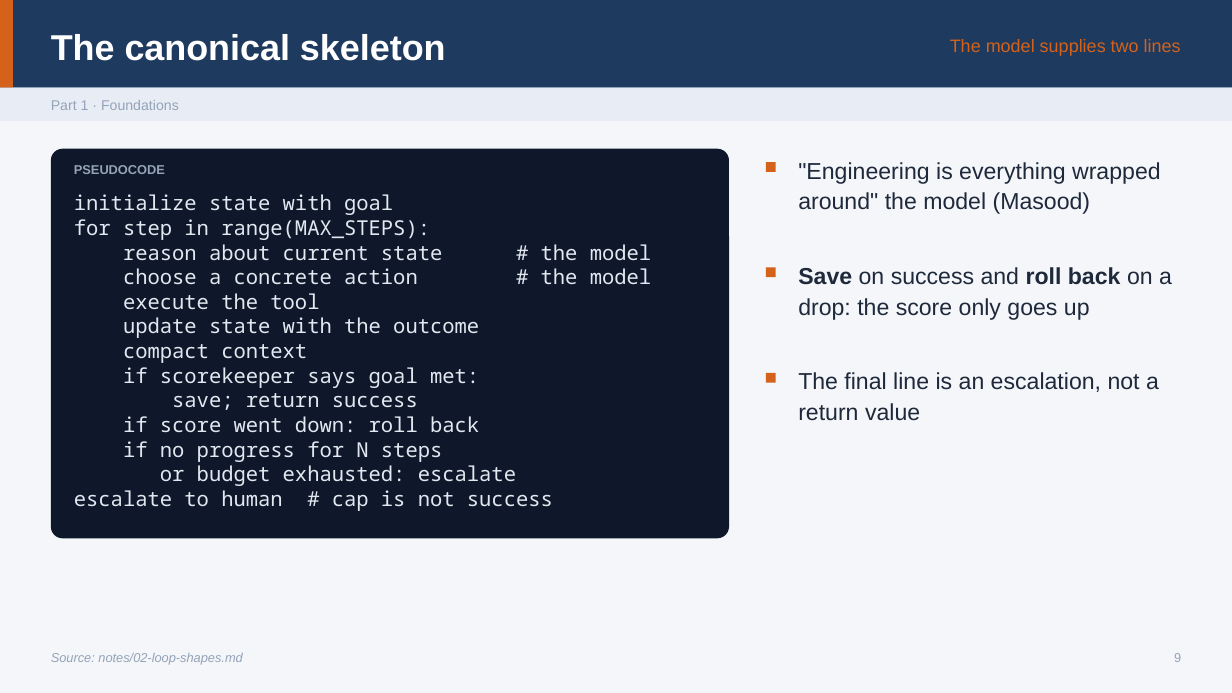
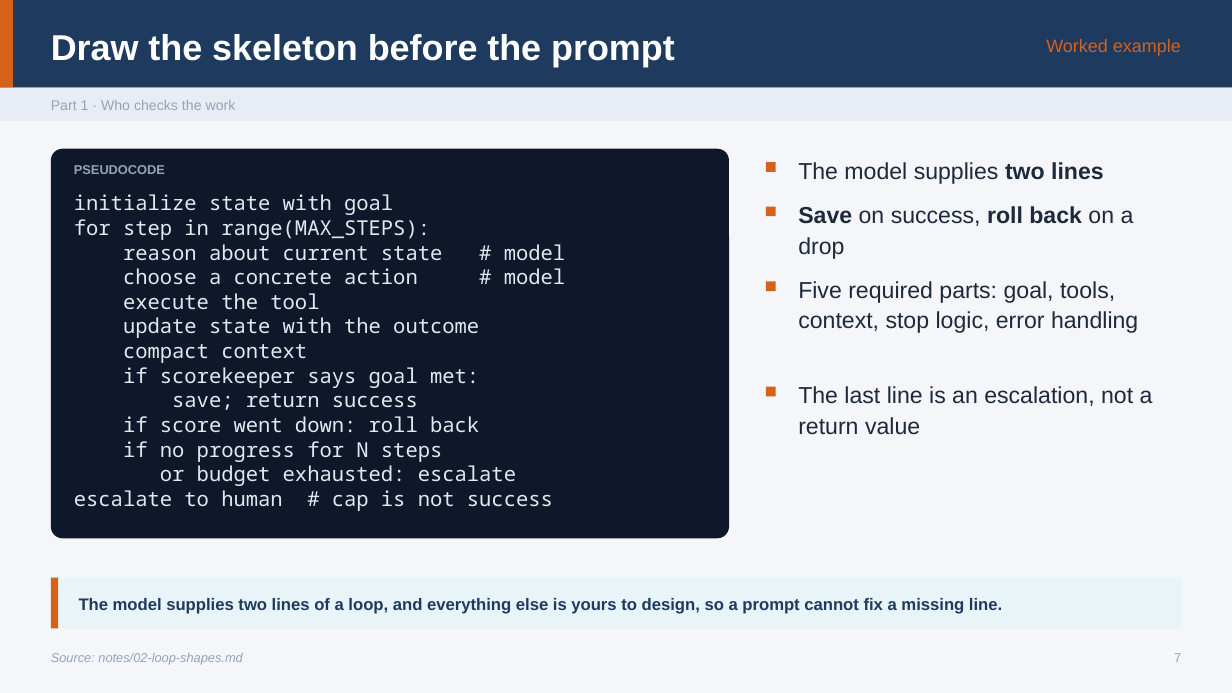
Before and after one commit to ramseywise/learn-ai-engineering, a slide deck: slide 7 of ai-engineering/04-loop-engineering/slides/loop-engineering.pptx (slide 9 before the commit). Drawn at 1232x693 pixels with LibreOffice and Linux fonts; fonts in the diff are those of the drawing. Boxes give left, top, right and bottom in pixels: in the first picture for what was removed or moved away, otherwise in the second. Text is boxed around its words. In the diff, an @@ line names an element or a change of style, - is before the commit and + after.

```diff
--- a/ai-engineering/04-loop-engineering/slides/loop-engineering.pptx
+++ b/ai-engineering/04-loop-engineering/slides/loop-engineering.pptx
@@ text at [51, 34, 675, 67]: text changed @@
-The canonical skeleton
+Draw the skeleton before the prompt
@@ text added at [1046, 39, 1181, 56], 14 pt, text #D4621A @@
+Worked example
@@ text at [51, 100, 236, 110]: text changed @@
-Part 1 · Foundations
+Part 1 · Who checks the work
@@ text "The model supplies two lines": place and size @@
-text "The model supplies two lines" at [950, 39, 1181, 56]
+text "The model supplies two lines" at [798, 162, 1104, 184]
@@ text "The model supplies two lines" at [798, 162, 1104, 184]: size 14 to 18 pt, text colour #D4621A to #1E293B; bold on in "two lines"; alignment right to left; vertical alignment middle to top @@
@@ text removed at [798, 162, 1161, 214] @@
-"Engineering is everything wrapped around" the model (Masood)
@@ rectangle added at [766, 206, 775, 215], fill #D4621A @@
@@ text at [798, 206, 1134, 259]: text changed @@
-Save on success and roll back on a drop: the score only goes up
+Save on success, roll back on a drop
@@ text at [123, 244, 565, 284]: text changed @@
-reason about current state # the model
-choose a concrete action # the model
+reason about current state # model
+choose a concrete action # model
@@ rectangle: place and size @@
-rectangle at [766, 268, 775, 277]
+rectangle at [766, 281, 775, 290]
@@ text added at [798, 281, 1138, 333], 18 pt, text #1E293B @@
+Five required parts: goal, tools, context, stop logic, error handling
@@ rectangle: place and size @@
-rectangle at [766, 373, 775, 383]
+rectangle at [766, 386, 775, 396]
@@ text at [798, 386, 1153, 435]: text changed @@
-The final line is an escalation, not a return value
+The last line is an escalation, not a return value
@@ rectangle added at [51, 578, 1181, 628], fill #E8F4F8 @@
@@ rectangle added at [51, 578, 58, 628], fill #D4621A @@
@@ text added at [79, 598, 1002, 614], 13 pt, text #1E3A5F, bold @@
+The model supplies two lines of a loop, and everything else is yours to design, so a prompt cannot fix a missing line.
@@ text at [1174, 653, 1181, 662]: text changed @@
-9
+7
```
Also in this commit, not shown: 33 other slides changed, 11 slides added, 12 slides removed, 52 other files.
